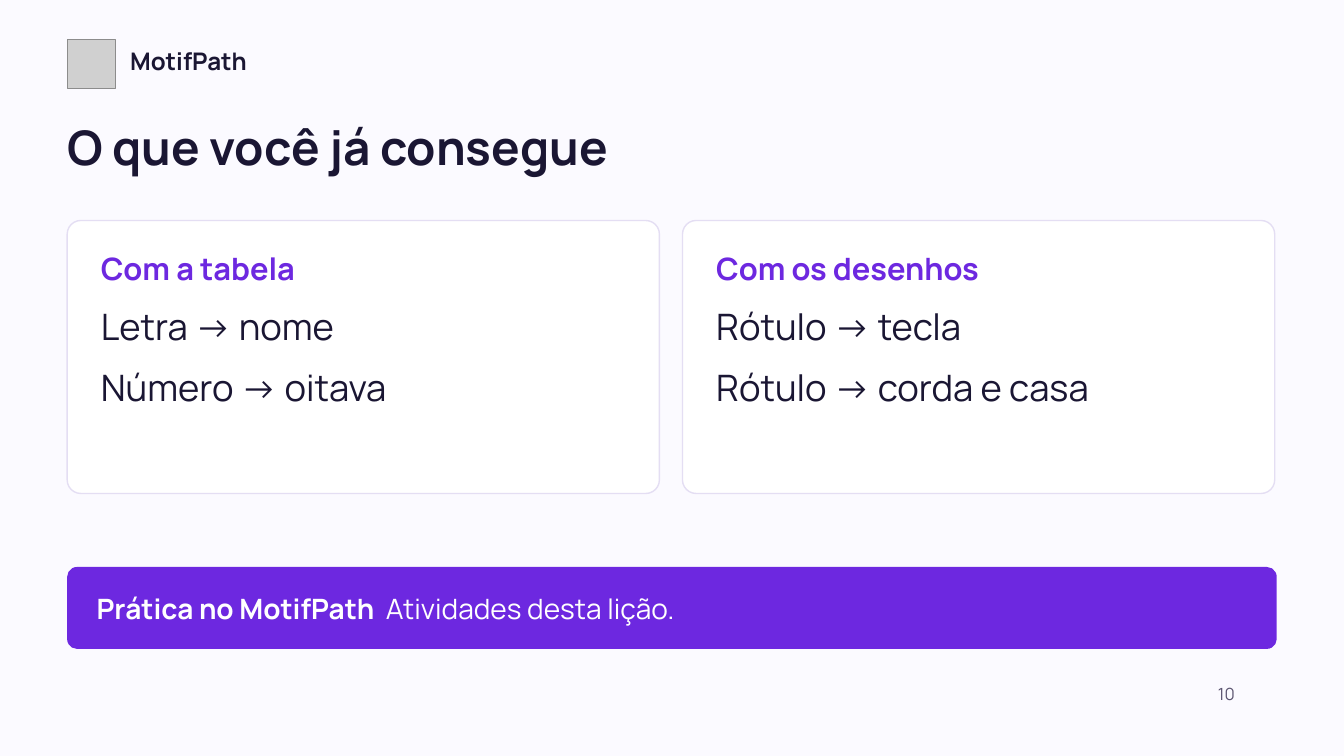
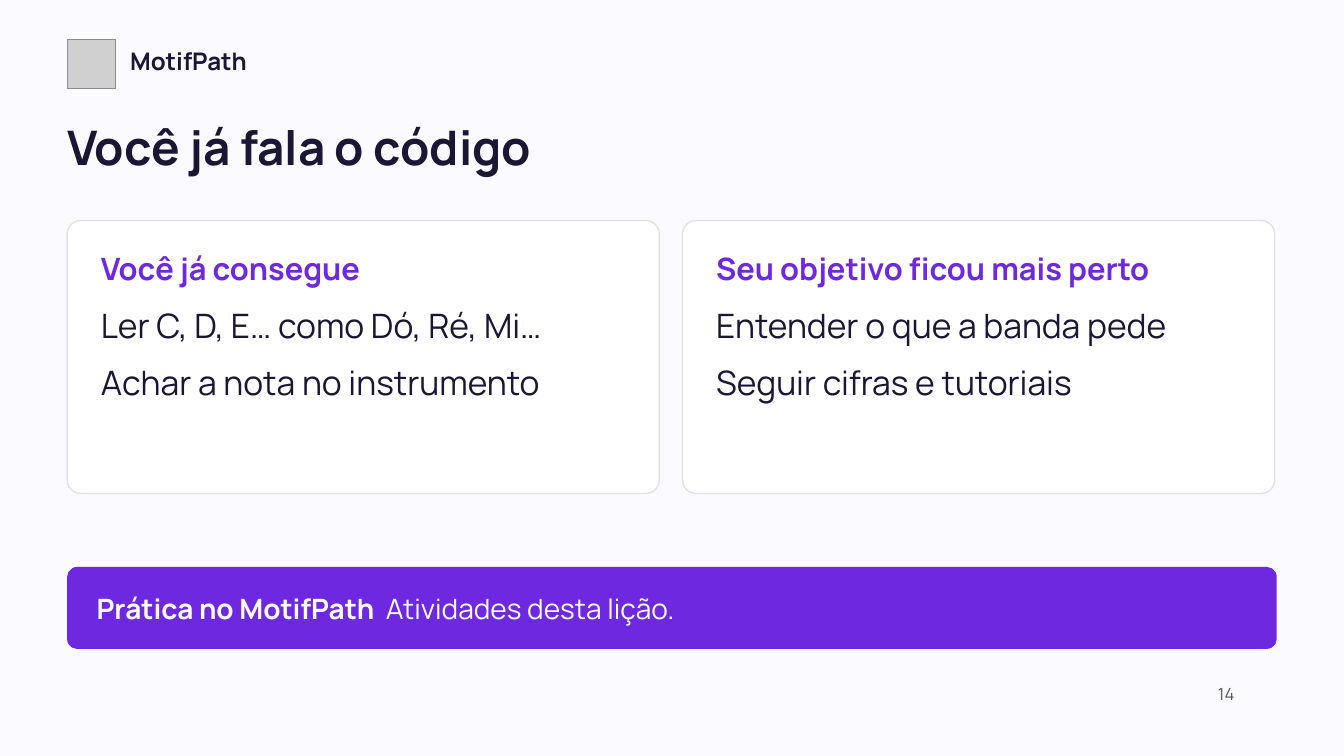
Before and after one commit to motifpath/motifpath-specs, a slide deck: slide 14 of curriculum/content/first-notes/slides/lesson-a.pt-BR.pptx (slide 10 before the commit). Drawn at 1344x756 pixels with LibreOffice and Linux fonts; fonts in the diff are those of the drawing; grey boxes stand for pictures. Boxes give left, top, right and bottom in pixels: in the first picture for what was removed or moved away, otherwise in the second. Text is boxed around its words. In the diff, an @@ line names an element or a change of style, - is before the commit and + after.

```diff
--- a/curriculum/content/first-notes/slides/lesson-a.pt-BR.pptx
+++ b/curriculum/content/first-notes/slides/lesson-a.pt-BR.pptx
@@ text at <box>67,126,531,177</box>: text changed @@
-O que você já consegue
+Você já fala o código
@@ text at <box>101,255,360,288</box>: text changed @@
-Com a tabela
+Você já consegue
@@ text at <box>716,257,1149,288</box>: text changed @@
-Com os desenhos
+Seu objetivo ficou mais perto
@@ text at <box>101,311,541,396</box>: text changed; size 26 to 24 pt @@
-Letra → nome
-Número → oitava
+Ler C, D, E… como Dó, Ré, Mi…
+Achar a nota no instrumento
@@ text at <box>716,313,1166,404</box>: text changed; size 26 to 24 pt @@
-Rótulo → tecla
-Rótulo → corda e casa
+Entender o que a banda pede
+Seguir cifras e tutoriais
@@ text at <box>1218,688,1234,700</box>: text changed @@
-10
+14
```
Also in this commit, not shown: 10 other slides changed, 4 slides added, 7 other files.
